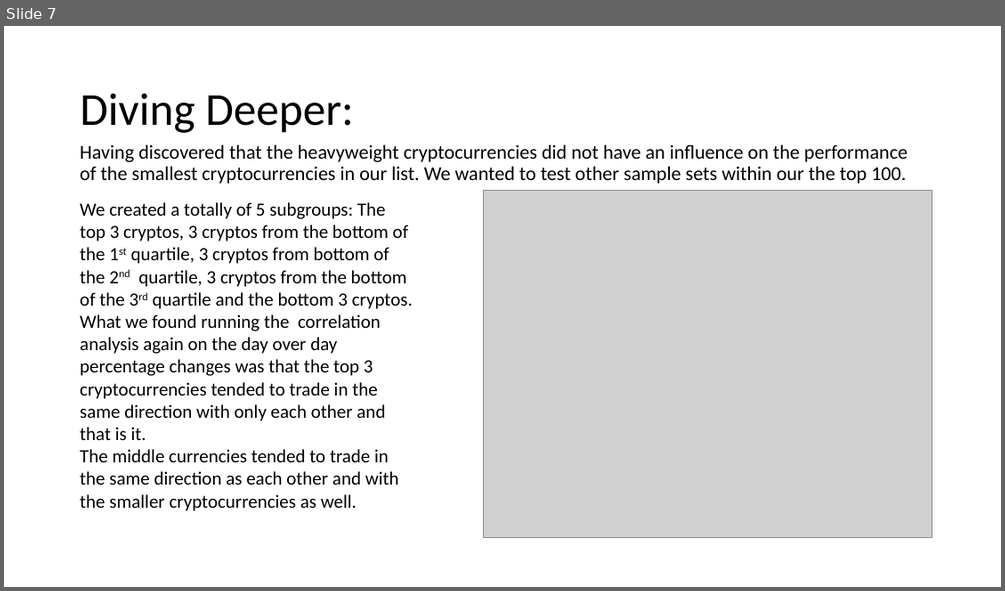
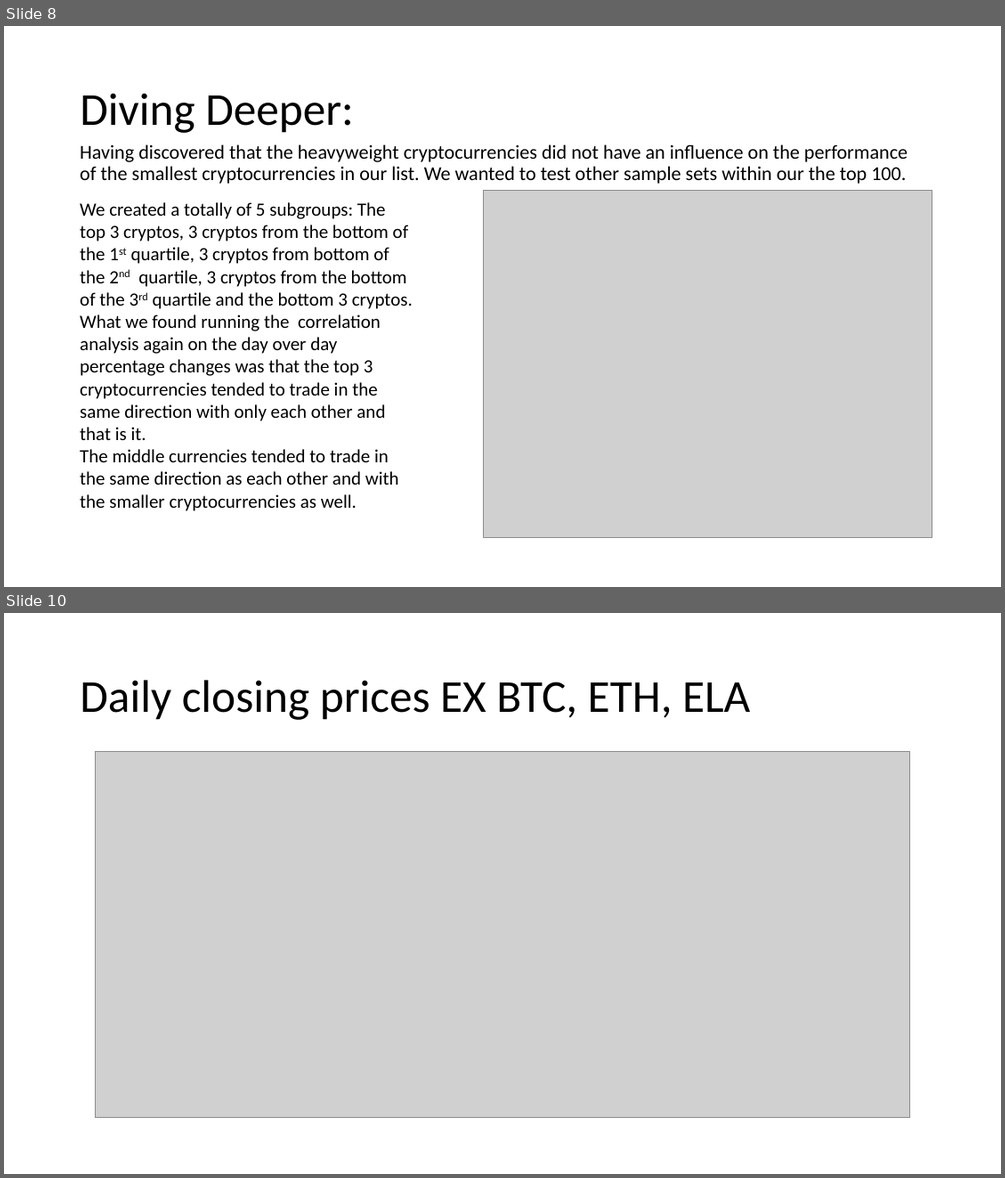
Before and after one commit to kevzha/CryptoAnalysis, a slide deck: Crypto Presentation .ppt. Shown one above the other, each under a label of ours: slide 7 before the commit, slides 8 and 10 after it; the slides between them are not shown. The pictures are 1005x591 and 1005x1178 pixels, drawn with LibreOffice and Linux fonts; fonts in the diff are those of the drawing; grey boxes stand for pictures. Boxes give left, top, right and bottom in pixels: in the first picture for what was removed or moved away, otherwise in the second. Text is boxed around its words. In the diff, an @@ line names an element or a change of style, - is before the commit and + after.

```diff
--- a/Crypto Presentation .ppt
+++ b/Crypto Presentation .ppt
@@ slide 10 added at (x1=4, y1=613, x2=1001, y2=1174), background #FFFFFF @@
@@ title added at (x1=80, y1=680, x2=750, y2=720), 44 pt, text #000000 @@
+Daily closing prices EX BTC, ETH, ELA
@@ picture added at (x1=95, y1=751, x2=910, y2=1118) @@
@@ what was slide 7 is now slide 8 @@
```
Also in this commit, not shown: 3 other slides added, 5 other files.
